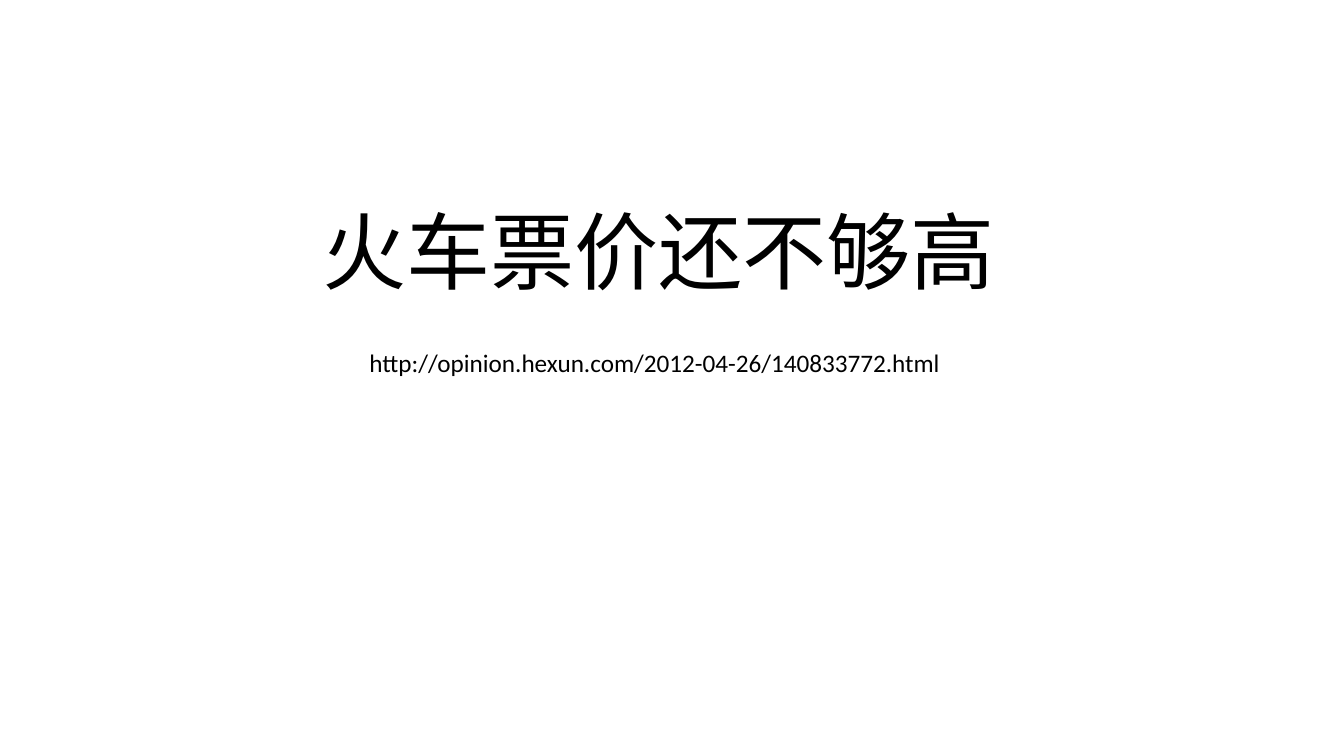
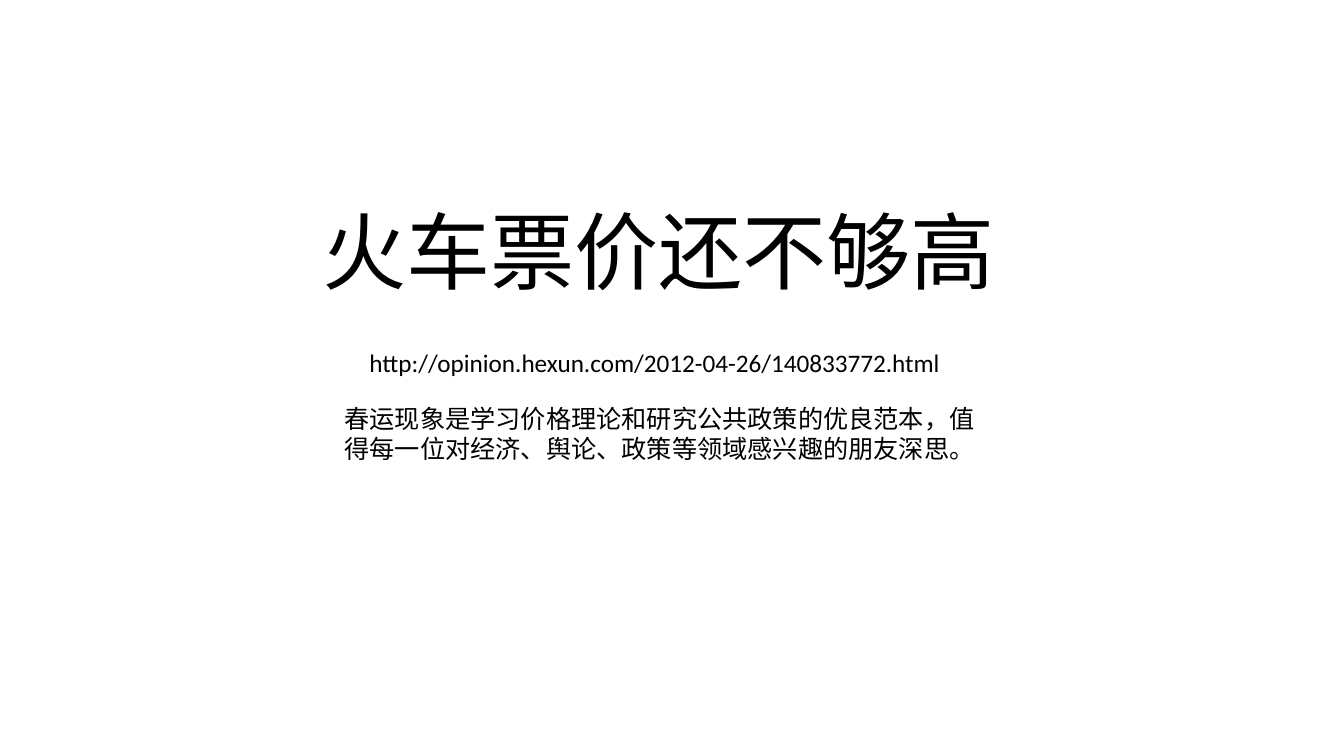
Before and after one commit to FredJiangFei/MyDocuments, a slide deck: slide 1 of 火车票/火车票.pptx (slide 2 before the commit). Drawn at 1344x756 pixels with LibreOffice and Linux fonts; fonts in the diff are those of the drawing. Boxes give left, top, right and bottom in pixels: in the first picture for what was removed or moved away, otherwise in the second. Text is boxed around its words. In the diff, an @@ line names an element or a change of style, - is before the commit and + after.

Commit message:
火车票

```diff
--- a/火车票/火车票.pptx
+++ b/火车票/火车票.pptx
@@ text added at <box>344,406,974,460</box>, 18 pt, text #000000 @@
+春运现象是学习价格理论和研究公共政策的优良范本，值得每一位对经济、舆论、政策等领域感兴趣的朋友深思。
```
Also in this commit, not shown: 10 other slides changed, 18 slides added, 3 slides removed.
